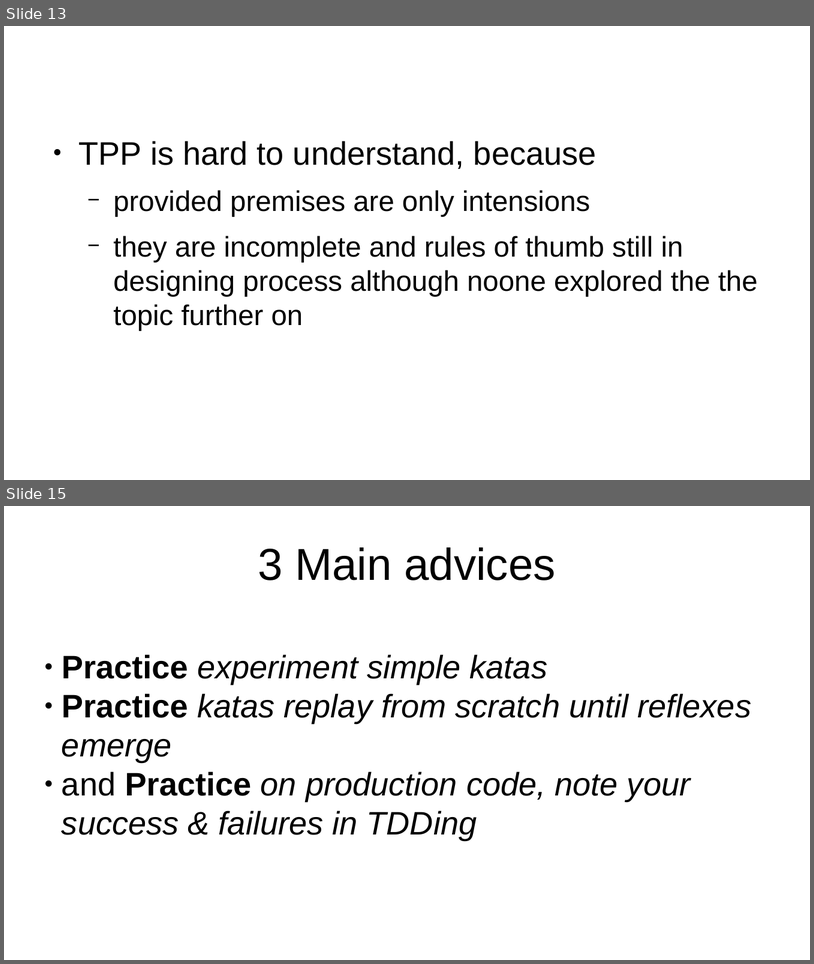
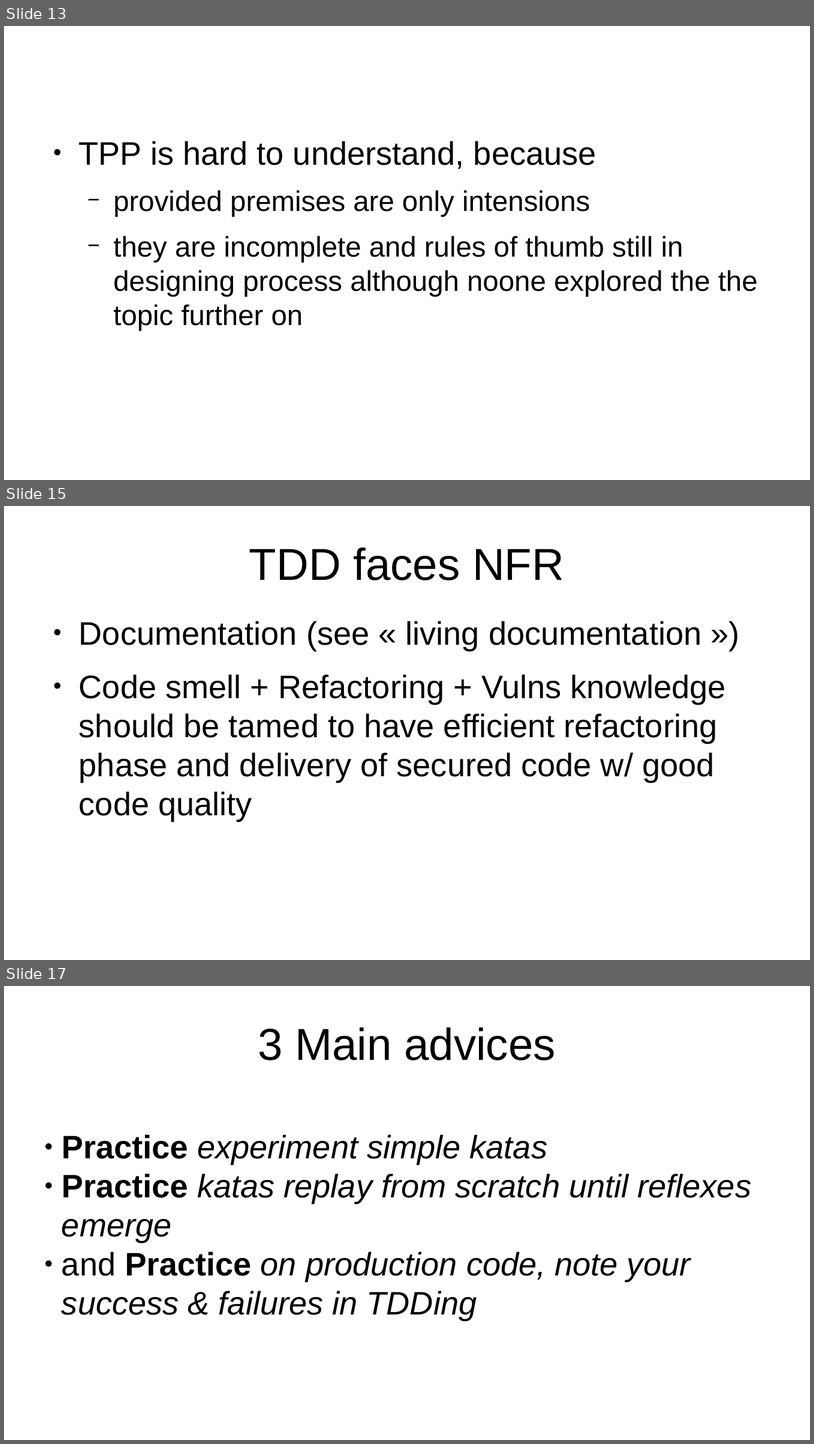
Before and after one commit to Moustov/Moliere, a slide deck: REX on TDD.odp. Shown one above the other, each under a label of ours: slides 13 and 15 before the commit, slides 13, 15 and 17 after it; the slides between them are not shown. The pictures are 814x964 and 814x1444 pixels, drawn with LibreOffice and Linux fonts; fonts in the diff are those of the drawing. Boxes give left, top, right and bottom in pixels: in the first picture for what was removed or moved away, otherwise in the second. Text is boxed around its words. In the diff, an @@ line names an element or a change of style, - is before the commit and + after.

```diff
--- a/REX on TDD.odp
+++ b/REX on TDD.odp
@@ slide 15 added at (x1=4, y1=506, x2=810, y2=960), background #FFFFFF @@
@@ title added at (x1=249, y1=547, x2=564, y2=580), 44 pt, text #000000 @@
+TDD faces NFR
@@ text added at (x1=79, y1=621, x2=726, y2=820), 32 pt, text #000000 @@
+● Documentation (see « living documentation »)
+● Code smell + Refactoring + Vulns knowledge should be tamed to have efficient refactoring phase and delivery of secured code w/ good code quality
@@ what was slide 15 is now slide 17 @@
```
Also in this commit, not shown: 2 slides changed, 1 other slide added.
